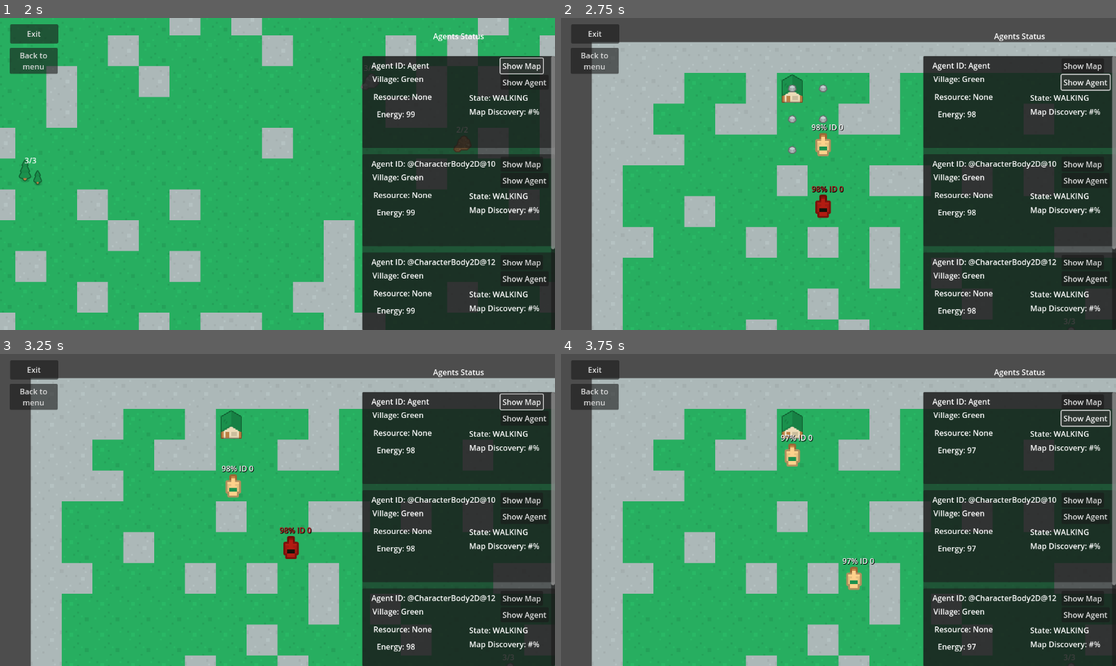
Above: before the commit, frames 1-4 (two rows, left to right).
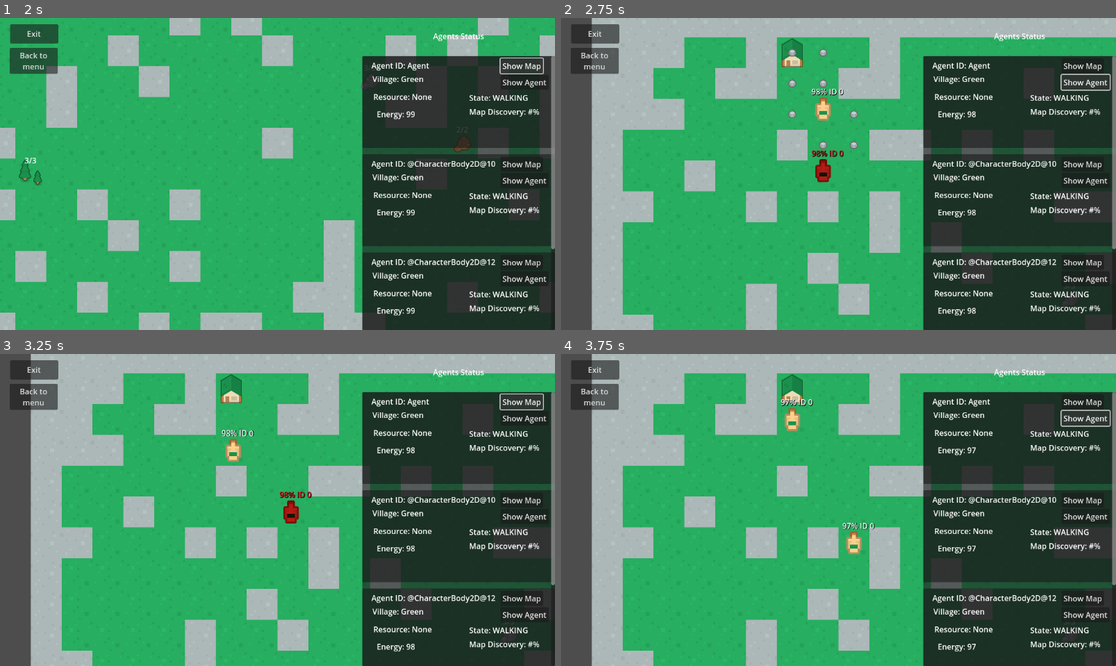
Above: after the commit, the same moments.

Repository: ApostolisSiampanis/intelligent-agents
Game: Godot game, scene res://scenes/input_screen.tscn
The game is run twice, just before and just after one commit, with the same random seed, the same clock (stepped at 60 frames per second) and the same inputs.
Inputs:
- Up to frame 1 (2 s): click "Start" at 0.5 s; click "Show Map" at 1.25 s
- Up to frame 2 (2.75 s): click "Show Agent" at 2 s
- Up to frame 3 (3.25 s): click "Show Map" at 2.75 s
- Up to frame 4 (3.75 s): click "Show Agent" at 3.5 s

Frame 1 is identical in both runs. In frame 2, 30% of the frame differs, in the area x 5-100%, y 0-100%; in frame 3, 30%; in frame 4, 30%.

Commit message:
fix signals in info_card

Diff:
--- a/scenes/info_card.tscn
+++ b/scenes/info_card.tscn
@@ -80,4 +80,5 @@
 text = "Show Agent"
 
 [connection signal="ready" from="." to="." method="_on_ready"]
+[connection signal="pressed" from="Panel/ButtonMap" to="." method="_on_ButtonHighlightMap_pressed"]
 [connection signal="pressed" from="Panel/ButtonAgent" to="." method="_on_button_agent_pressed"]
--- a/scripts/info_card.gd
+++ b/scripts/info_card.gd
@@ -17,14 +17,9 @@
 @onready var label_map_discovery = %LabelMapDiscovery
 @onready var button_map = $Panel/ButtonMap
 
-@onready var camera_2d = $Camera2D
-
 
 func _on_ready():
 	update_info()
-	button_map.connect("pressed", Callable(self, "_on_ButtonHighlightMap_pressed"))
-	self.connect("mouse_entered", Callable(self, "_on_InfoCard_mouse_entered"))
-	self.connect("mouse_exited", Callable(self, "_on_InfoCard_mouse_exited"))
 
 func update_info():
 	if agent != null:
@@ -58,10 +53,9 @@
 func _on_timer_timeout():
 	update_info()
 	if map_highlight_mode != "":
-		get_parent().emit_signal("highlight_map", agent, map_highlight_mode)
+		emit_signal("highlight_map", agent, map_highlight_mode)
 	if agent_highlighted:
-		get_parent().emit_signal("highlight_agent", agent, true)
-
+		emit_signal("highlight_agent", agent, true)
 
 func _on_button_agent_pressed():
 	if agent_highlighted:
--- a/scripts/map_generator.gd
+++ b/scripts/map_generator.gd
@@ -6,6 +6,8 @@
 
 @onready var timer = %Timer
 @onready var game_manager = %GameManager
+
+@onready var camera_2d = $"../Camera2D"
 
 
 const AGENT = preload("res://scenes/agent.tscn")
